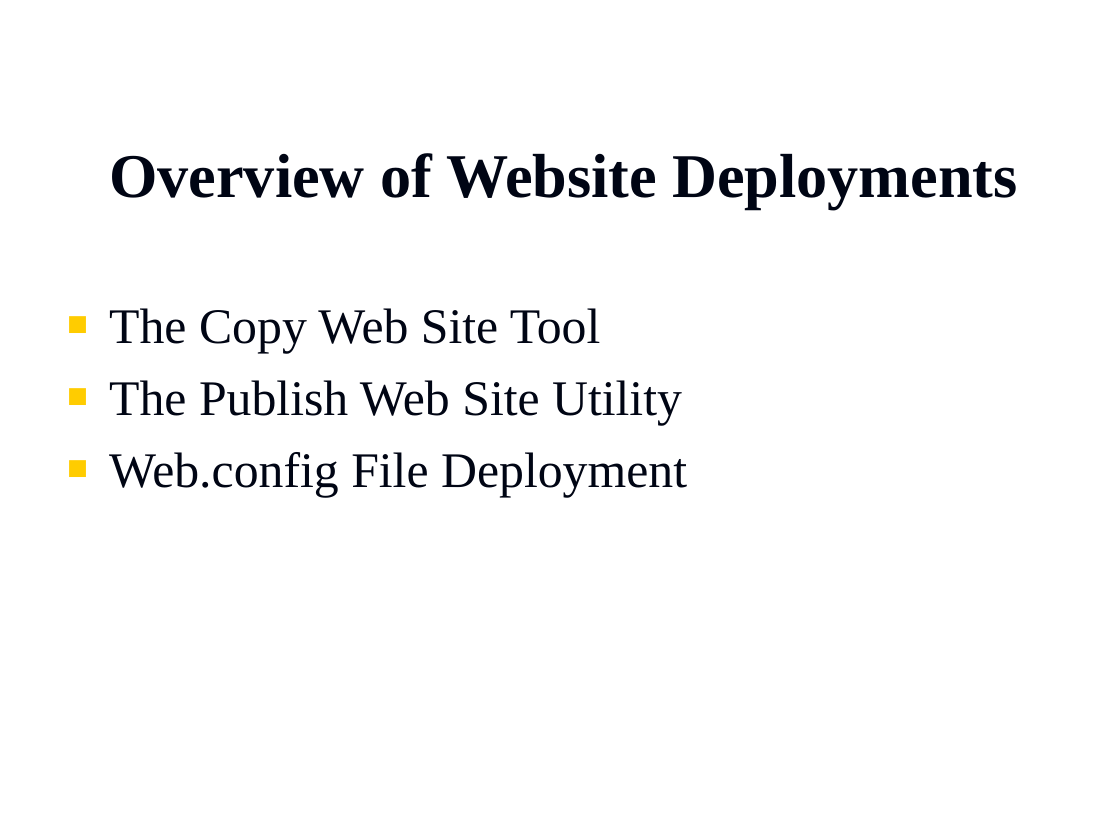
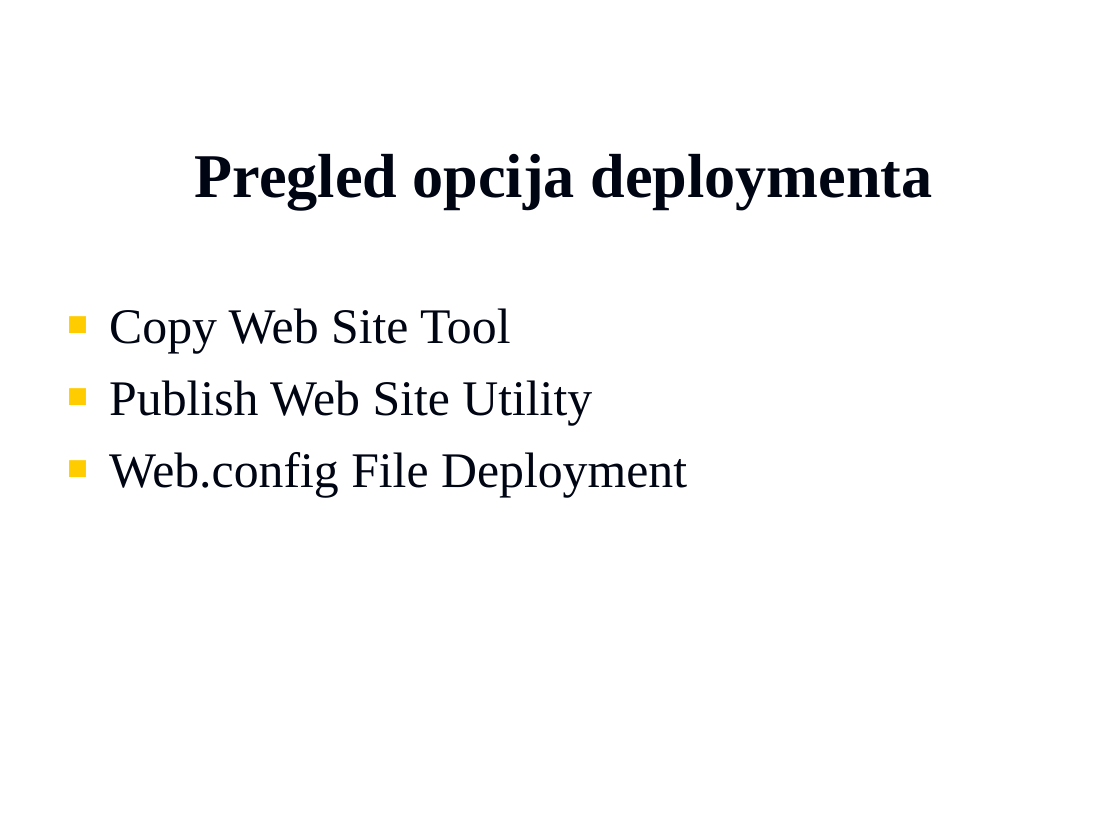
Before and after one commit to vzdesic/PZI, a slide deck: slide 6 of PPTs/18 MVC deployment.ppt. Drawn at 1120x840 pixels with LibreOffice and Linux fonts; fonts in the diff are those of the drawing; background and template pictures are left out. Boxes give left, top, right and bottom in pixels: in the first picture for what was removed or moved away, otherwise in the second. Text is boxed around its words. In the diff, an @@ line names an element or a change of style, - is before the commit and + after.

```diff
--- a/PPTs/18 MVC deployment.ppt
+++ b/PPTs/18 MVC deployment.ppt
@@ title at [195,153,933,209]: text changed @@
-Overview of Website Deployments
+Pregled opcija deploymenta
@@ text at [109,308,592,425]: text changed @@
-■ The Copy Web Site Tool
-■ The Publish Web Site Utility
+■ Copy Web Site Tool
+■ Publish Web Site Utility
```
Also in this commit, not shown: 4 other slides changed, 3 slides added, 3 slides removed, 3 other files.
